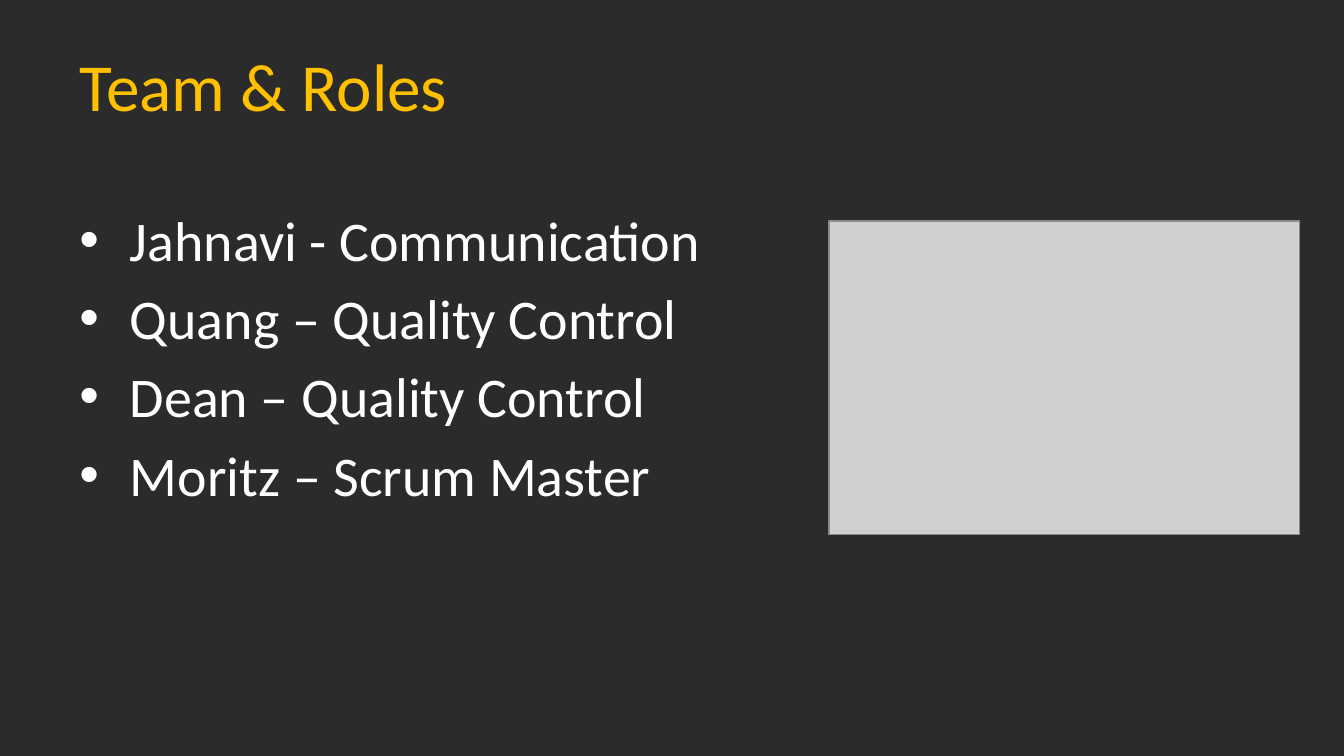
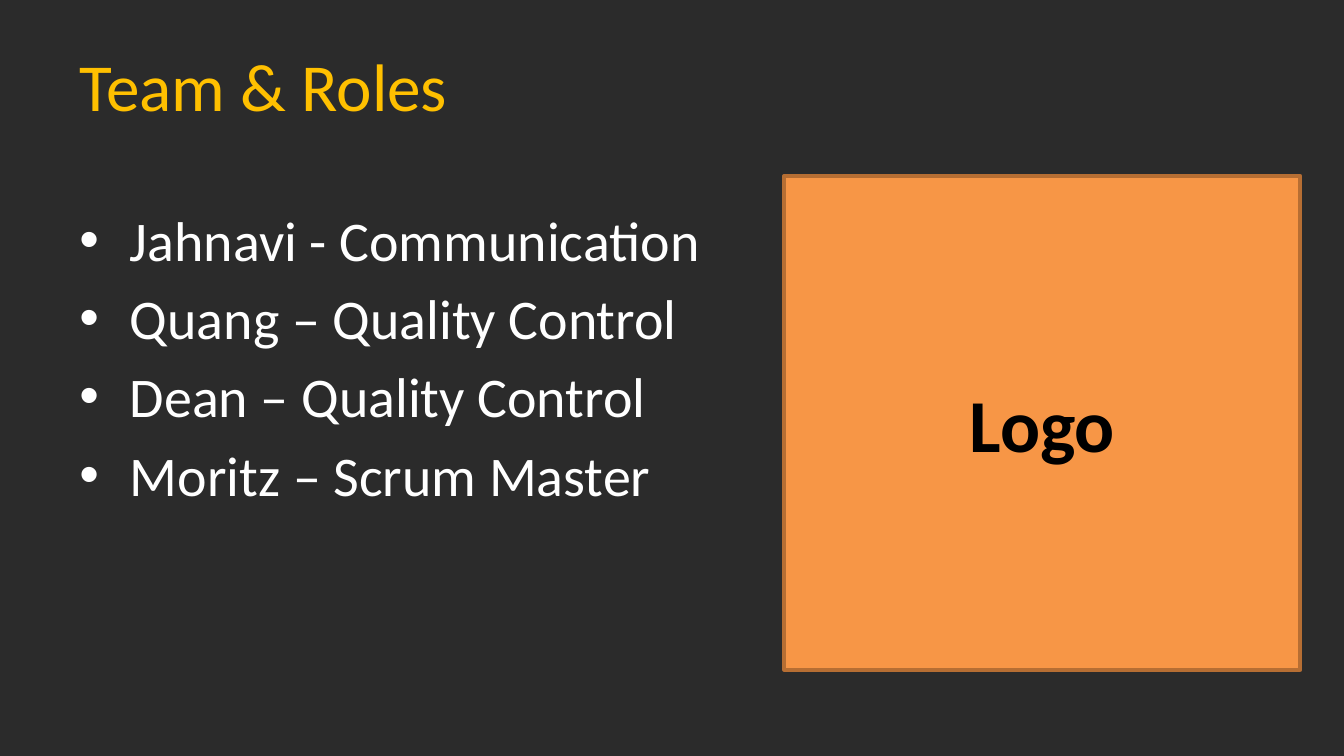
Before and after one commit to Dean161/Timebox, a slide deck: slide 2 of Publishments/03_Presentations/01_TeamPresentation.pptx. Drawn at 1344x756 pixels with LibreOffice and Linux fonts; fonts in the diff are those of the drawing; grey boxes stand for pictures; background and template pictures are left out; a plain dark background stands for a picture behind light text. Boxes give left, top, right and bottom in pixels: in the first picture for what was removed or moved away, otherwise in the second. Text is boxed around its words. In the diff, an @@ line names an element or a change of style, - is before the commit and + after.

```diff
--- a/Publishments/03_Presentations/01_TeamPresentation.pptx
+++ b/Publishments/03_Presentations/01_TeamPresentation.pptx
@@ rectangle added at [785,176,1301,669], fill #F79646, outline #B76F34 2 pt, 40 pt, text #000000, bold @@
+Logo
@@ picture removed at [829,220,1300,534] @@
```
Also in this commit, not shown: 3 other slides changed.
